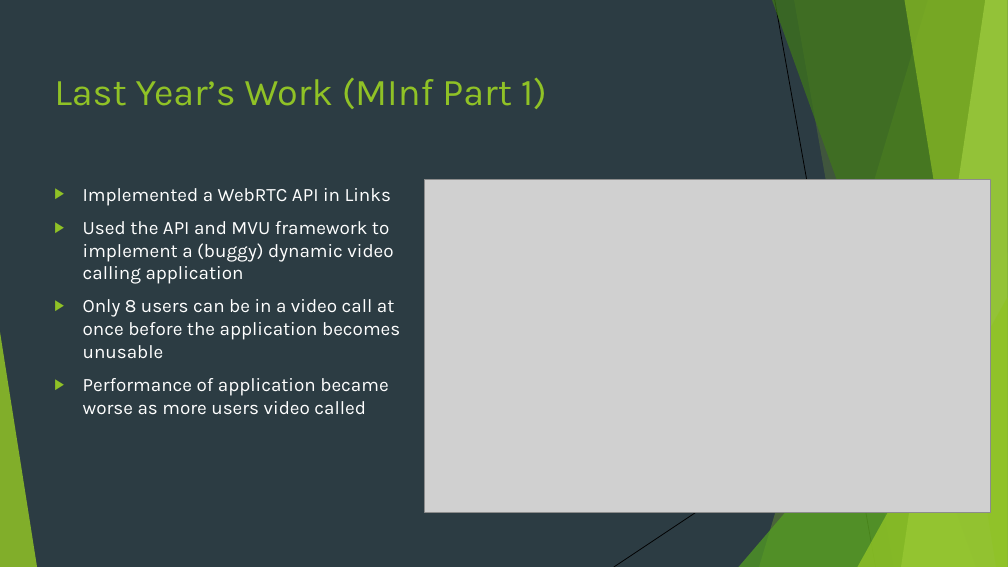
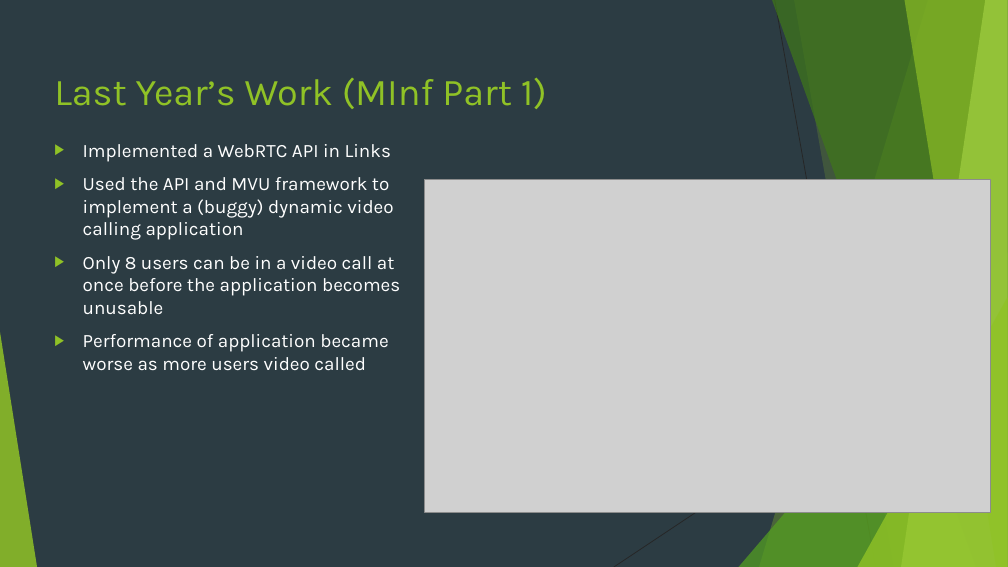
Before and after one commit to L3R4/dynamic-video, a slide deck: slide 2 of Dissertation/Scaling the Dynamic Video Calling Application.pptx. Drawn at 1008x567 pixels with LibreOffice and Linux fonts; fonts in the diff are those of the drawing; grey boxes stand for pictures. Boxes give left, top, right and bottom in pixels: in the first picture for what was removed or moved away, otherwise in the second. Text is boxed around its words. In the diff, an @@ line names an element or a change of style, - is before the commit and + after.

```diff
--- a/Dissertation/Scaling the Dynamic Video Calling Application.pptx
+++ b/Dissertation/Scaling the Dynamic Video Calling Application.pptx
@@ line (775, 0) - (876, 567): stroke #000000 0.75 pt to #262626 0.75 pt @@
@@ text "Implemented a WebRTC API in ...": place and size @@
-text "Implemented a WebRTC API in ..." at [83,188,400,415]
+text "Implemented a WebRTC API in ..." at [83,144,400,371]
@@ line (1008, 305) - (614, 567): stroke #000000 0.75 pt to #262626 0.75 pt @@
```
Also in this commit, not shown: 3 other slides changed, 3 slides added, 2 other files.
